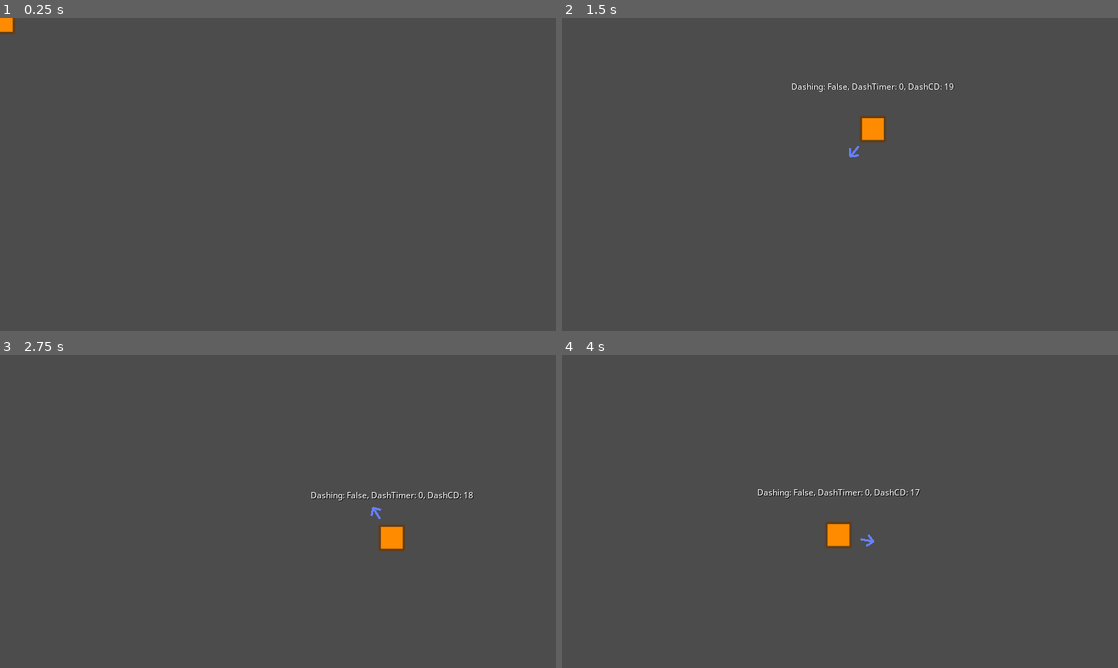
Above: before the commit, frames 1-4 (two rows, left to right).
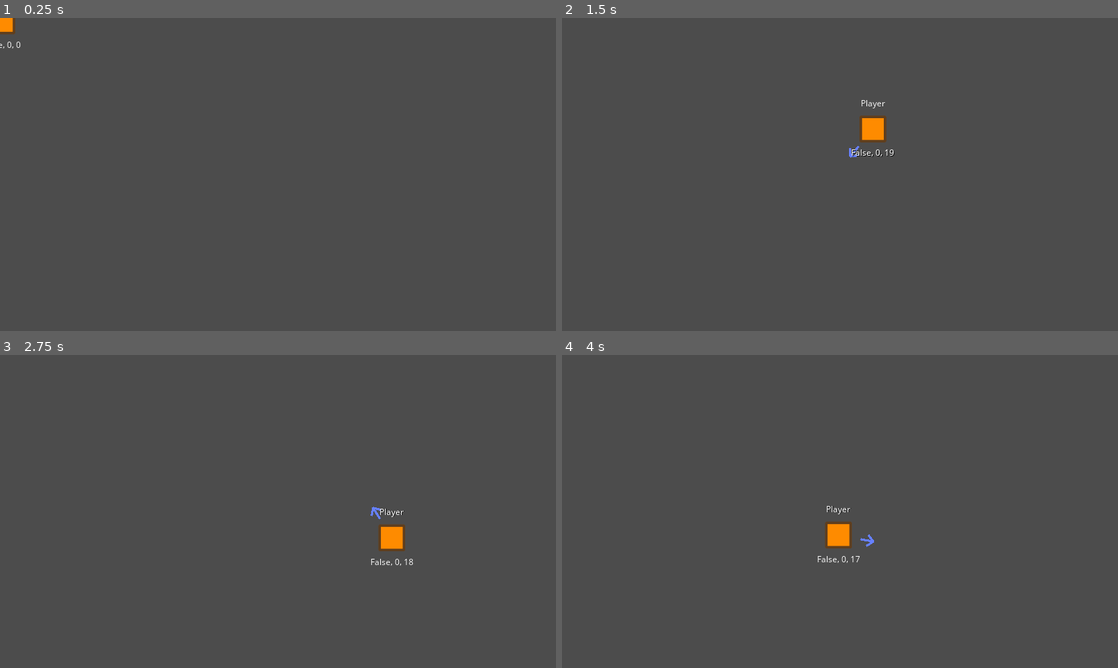
Above: after the commit, the same moments.

Repository: gedehari/EatTheChips
Game: Godot game, scene res://scripts/gameplay/player/player.tscn
Two runs of this game, one before a commit and one after it. Both use one fixed random seed, a clock stepped at 60 frames per second and the inputs below. This scene is started directly instead of the project's main scene.
Inputs (mouse positions are in pixels of both pictures, inside the frame that each line leads up to):
- Up to frame 1 (0.25 s): no input
- Up to frame 2 (1.5 s): move the mouse to (962, 158) at 0.52 s; tap Shift (dash) at 0.6, 1.35 s; move the mouse to (728, 190) at 1.27 s
- Up to frame 3 (2.75 s): move the mouse to (333, 442) at 2.02 s; tap Shift (dash) at 2.1 s
- Up to frame 4 (4 s): move the mouse to (812, 574) at 2.77 s; tap Shift (dash) at 2.85, 3.6 s; move the mouse to (1006, 558) at 3.52 s

The runs differ from the first frame. In frame 1, less than 0.1% of the frame differs, in the area x 0-4%, y 7-10%; in frame 2, 0.4%; in frame 3, 0.4%, in the area x 56-86%, y 43-68%; in frame 4, 0.4%.

Commit message:
Added placeholder level, added very simple game stage, updated player debug labels
Player can freely move in stage, no network mumbo jumbo implemented yet.

Diff:
--- /dev/null
+++ b/scripts/gameplay/level/level.tscn
@@ -0,0 +1,44 @@
+[gd_scene load_steps=2 format=2]
+
+[ext_resource path="res://scripts/gameplay/level/wall.tscn" type="PackedScene" id=1]
+
+[node name="Level" type="Node2D"]
+
+[node name="SpawnPoints" type="Node2D" parent="."]
+
+[node name="1" type="Position2D" parent="SpawnPoints"]
+position = Vector2( 641, 340 )
+
+[node name="2" type="Position2D" parent="SpawnPoints"]
+position = Vector2( 974, 340 )
+
+[node name="3" type="Position2D" parent="SpawnPoints"]
+position = Vector2( 641, 490 )
+
+[node name="4" type="Position2D" parent="SpawnPoints"]
+position = Vector2( 974, 490 )
+
+[node name="Wall" parent="." instance=ExtResource( 1 )]
+position = Vector2( 75, 297 )
+rotation = -0.377722
+scale = Vector2( 24.76, 1 )
+
+[node name="Wall4" parent="." instance=ExtResource( 1 )]
+position = Vector2( 75, 297 )
+rotation = 1.0472
+scale = Vector2( 24.76, 1 )
+
+[node name="Wall5" parent="." instance=ExtResource( 1 )]
+position = Vector2( 435, 968 )
+rotation = -0.261799
+scale = Vector2( 30.3629, 1.05653 )
+
+[node name="Wall2" parent="." instance=ExtResource( 1 )]
+position = Vector2( 811, 5 )
+rotation = 0.187198
+scale = Vector2( 18.3039, 1 )
+
+[node name="Wall3" parent="." instance=ExtResource( 1 )]
+position = Vector2( 1386, 115 )
+rotation = 1.5708
+scale = Vector2( 19.8639, 1 )
--- /dev/null
+++ b/scripts/gameplay/level/wall.tscn
@@ -0,0 +1,18 @@
+[gd_scene load_steps=2 format=2]
+
+[sub_resource type="RectangleShape2D" id=1]
+extents = Vector2( 16, 16 )
+
+[node name="Wall" type="StaticBody2D"]
+
+[node name="Shape" type="CollisionShape2D" parent="."]
+position = Vector2( 16, 16 )
+shape = SubResource( 1 )
+
+[node name="ColorRect" type="ColorRect" parent="."]
+margin_right = 32.0
+margin_bottom = 32.0
+color = Color( 0, 0, 0, 1 )
+__meta__ = {
+"_edit_use_anchors_": false
+}
--- a/scripts/gameplay/player/player.gd
+++ b/scripts/gameplay/player/player.gd
@@ -7,6 +7,8 @@
 onready var arrow = $Arrow
 onready var dash_timer = $DashTimer              # Dash timer
 onready var dash_cd_timer = $DashCooldownTimer   # Dash cooldown timer.
+
+onready var debug_label = $DebugLabel
 
 var la_rot : float
 var vel : Vector2
@@ -19,7 +21,7 @@
 
 
 func _process(delta: float) -> void:
-	$DebugLabel.text = "Dashing: " + str(is_dashing) + ", DashTimer: " + str(dash_timer.time_left) + ", DashCD: " + str(int(dash_cd_timer.time_left))
+	debug_label.text = str(is_dashing) + ", " + str(dash_timer.time_left) + ", " + str(int(dash_cd_timer.time_left))
 
 
 func _physics_process(delta: float) -> void:
@@ -46,3 +48,7 @@
 	else:
 		la_rot = look_at_node.rotation
 		applied_force = vel * speed
+
+
+func _on_Player_body_entered(body: Node) -> void:
+	dash_timer.stop()
--- a/scripts/gameplay/player/player.tscn
+++ b/scripts/gameplay/player/player.tscn
@@ -51,6 +51,34 @@
 points = PoolVector2Array( 16, 13, 30, 0 )
 width = 5.0
 
+[node name="PlayerName" type="Label" parent="."]
+anchor_left = 0.5
+anchor_right = 0.5
+margin_left = -270.0
+margin_top = -74.0
+margin_right = 270.0
+margin_bottom = -46.0
+custom_colors/font_color_shadow = Color( 0, 0, 0, 1 )
+text = "Player"
+align = 1
+__meta__ = {
+"_edit_use_anchors_": false
+}
+
+[node name="DebugLabel" type="Label" parent="."]
+anchor_left = 0.5
+anchor_right = 0.5
+margin_left = -240.5
+margin_top = 41.0
+margin_right = 240.5
+margin_bottom = 69.0
+custom_colors/font_color_shadow = Color( 0, 0, 0, 1 )
+text = "false, 0, 0"
+align = 1
+__meta__ = {
+"_edit_use_anchors_": false
+}
+
 [node name="DashTimer" type="Timer" parent="."]
 wait_time = 0.67
 one_shot = true
@@ -58,17 +86,4 @@
 [node name="DashCooldownTimer" type="Timer" parent="."]
 wait_time = 20.0
 one_shot = true
-
-[node name="DebugLabel" type="Label" parent="."]
-anchor_left = 0.5
-anchor_right = 0.5
-margin_left = -274.5
-margin_top = -112.357
-margin_right = 274.5
-margin_bottom = -22.357
-custom_colors/font_color_shadow = Color( 0, 0, 0, 1 )
-text = "Dashing: false, DashTimer: 0, DashCD: 0"
-align = 1
-__meta__ = {
-"_edit_use_anchors_": false
-}
+[connection signal="body_entered" from="." to="." method="_on_Player_body_entered"]
--- /dev/null
+++ b/scripts/gameplay/stage/stage.gd
@@ -0,0 +1,20 @@
+extends Node
+
+var player_scn = preload("res://scripts/gameplay/player/player.tscn")
+
+var my_player : RigidBody2D
+
+onready var arena = $Arena
+onready var camera = $Arena/Camera
+onready var spawn_points = $Arena/Level/SpawnPoints
+
+
+func _ready() -> void:
+	var player_ins = player_scn.instance()
+	arena.add_child(player_ins)
+	player_ins.global_position = spawn_points.get_node("1").global_position
+	my_player = player_ins
+
+
+func _physics_process(delta: float) -> void:
+	camera.position = lerp(camera.position, my_player.position, 0.1)
--- /dev/null
+++ b/scripts/gameplay/stage/stage.tscn
@@ -0,0 +1,17 @@
+[gd_scene load_steps=3 format=2]
+
+[ext_resource path="res://scripts/gameplay/level/level.tscn" type="PackedScene" id=1]
+[ext_resource path="res://scripts/gameplay/stage/stage.gd" type="Script" id=2]
+
+[node name="Stage" type="Node"]
+script = ExtResource( 2 )
+
+[node name="Arena" type="Node2D" parent="."]
+
+[node name="Camera" type="Camera2D" parent="Arena"]
+current = true
+
+[node name="Level" parent="Arena" instance=ExtResource( 1 )]
+
+[node name="UI" type="CanvasLayer" parent="."]
+layer = 2
